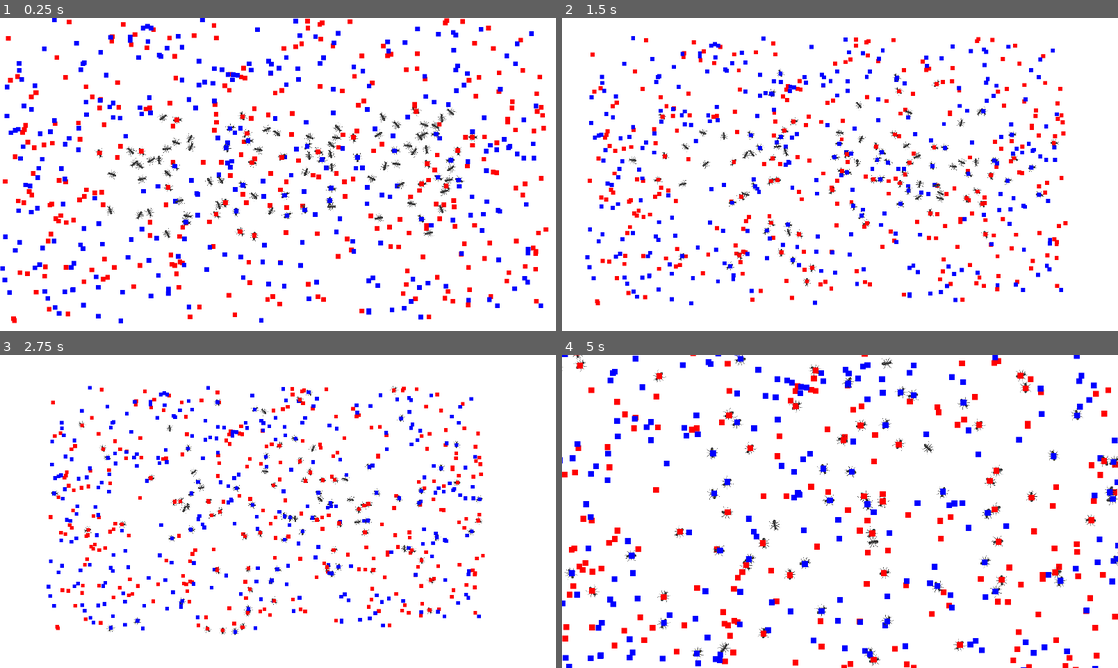
Above: before the commit, frames 1-4 (two rows, left to right).
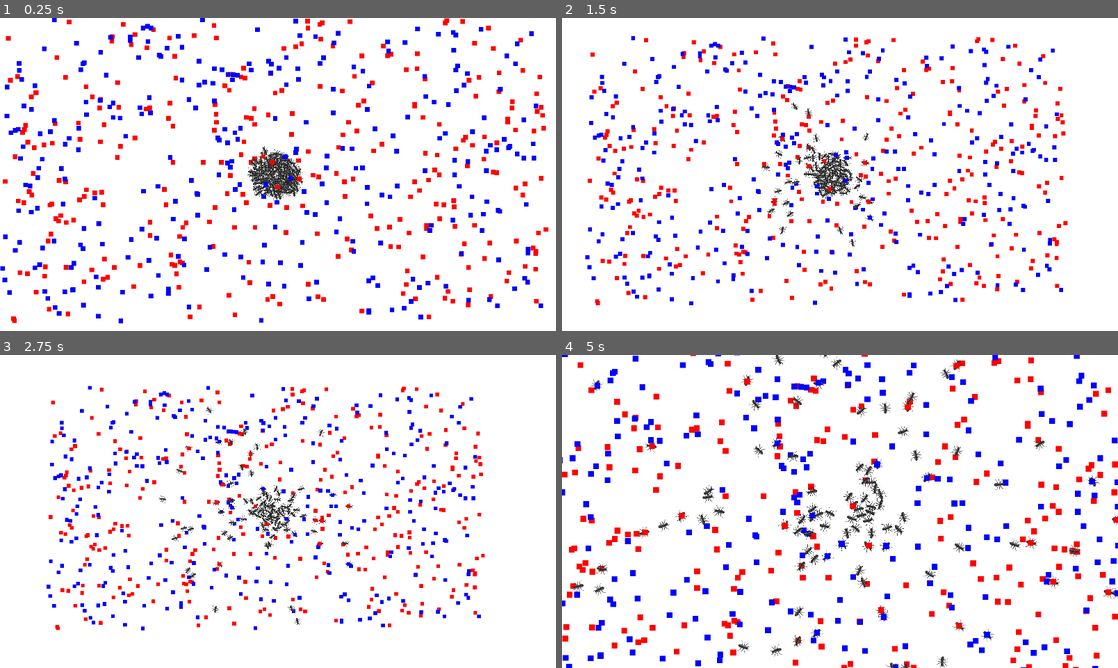
Above: after the commit, the same moments.

Repository: WhitePuppyGD/CollectiveSort
Game: Godot game, scene res://scenes/main.tscn
Same seed, same stepped clock (60 frames per second), same inputs: the game is played once before the commit and once after it.
Inputs:
- Up to frame 1 (0.25 s): no input
- Up to frame 2 (1.5 s): hold Right (ui_right) 0.53-1.28 s; hold Down (ui_down) from 1.28 s (still down)
- Up to frame 3 (2.75 s): release Down (ui_down) at 2.03 s; hold Right (ui_right) from 2.03 s (still down)
- Up to frame 4 (5 s): release Right (ui_right) at 2.78 s; hold Up (ui_up) 2.78-3.53 s; hold Left (ui_left) from 3.53 s (still down)

The runs differ from the first frame. In frame 1, 3.3% of the frame differs, in the area x 17-86%, y 28-72%; in frame 2, 3.3%; in frame 3, 3.1%; in frame 4, 7.4%, in the area x 0-100%, y 0-100%.

Commit message:
Je fais apparaître toutes les fourmis au milieux de l'écran. L'effet est plutôt sympa !

Diff:
--- a/scenes/ant.gd
+++ b/scenes/ant.gd
@@ -8,7 +8,6 @@
 var memory_size = 16
 var nb_of_steps = 0
 
-
 func _ready() -> void:
 
 	rng = RandomNumber.new()
@@ -17,10 +16,9 @@
 
 	rotation = _get_new_rotation()
 
+
 func _physics_process(delta: float) -> void:
-
 	move_ahead(delta)
-
 
 func move_ahead(delta) -> void:
 	var direction = Vector2(cos(rotation - PI/2), sin(rotation - PI/2))
@@ -108,15 +106,5 @@
 
 
 func _on_timer_timeout() -> void:
-
 	if rng.get_randi_range(0,9) >= 7:
 		rotation = _get_new_rotation()
-
-func get_size() -> Vector2:
-	return $Sprite2D.texture.get_size() * $Sprite2D.scale
-
-func get_width() -> int:
-	return int(get_size()[0])
-
-func get_height() -> int:
-	return int(get_size()[1])
--- a/scenes/ant.tscn
+++ b/scenes/ant.tscn
@@ -46,8 +46,4 @@
 [node name="Timer" type="Timer" parent="."]
 autostart = true
 
-[node name="Sprite2D" type="Sprite2D" parent="."]
-visible = false
-texture = ExtResource("2_j2ydf")
-
 [connection signal="timeout" from="Timer" to="." method="_on_timer_timeout"]
--- /dev/null
+++ b/scenes/ant_sprite.tscn
@@ -0,0 +1,6 @@
+[gd_scene load_steps=2 format=3 uid="uid://bsqcss7s0q6kn"]
+
+[ext_resource type="Texture2D" uid="uid://lw2nayd4xa6" path="res://artwork/Ant1.png" id="1_4u13m"]
+
+[node name="AntSpriteForSize" type="Sprite2D"]
+texture = ExtResource("1_4u13m")
--- a/scenes/main.gd
+++ b/scenes/main.gd
@@ -52,7 +52,6 @@
 		menu_scene.visible = not menu_scene.visible
 
 
-
 func _process(delta: float) -> void:
 
 	var camera = get_node("Camera")
@@ -83,10 +82,9 @@
 
 		var ant = antscene.instantiate()
 
-		var random_x = rng.get_randi_range(0 + ant.get_width(), field_size[0] - ant.get_width())
-		var random_y = rng.get_randi_range(0 + ant.get_height(), field_size[1] - ant.get_height())
-
-		ant.position = Vector2(random_x, random_y)
+		# Les fourmis apparaissent toutes au milieu de l'écran
+		# ça fait un effet sympa je trouve
+		ant.position = Vector2(field_size[0]/2, field_size[1]/2)
 
 		get_node("Ants").add_child(ant)
 
